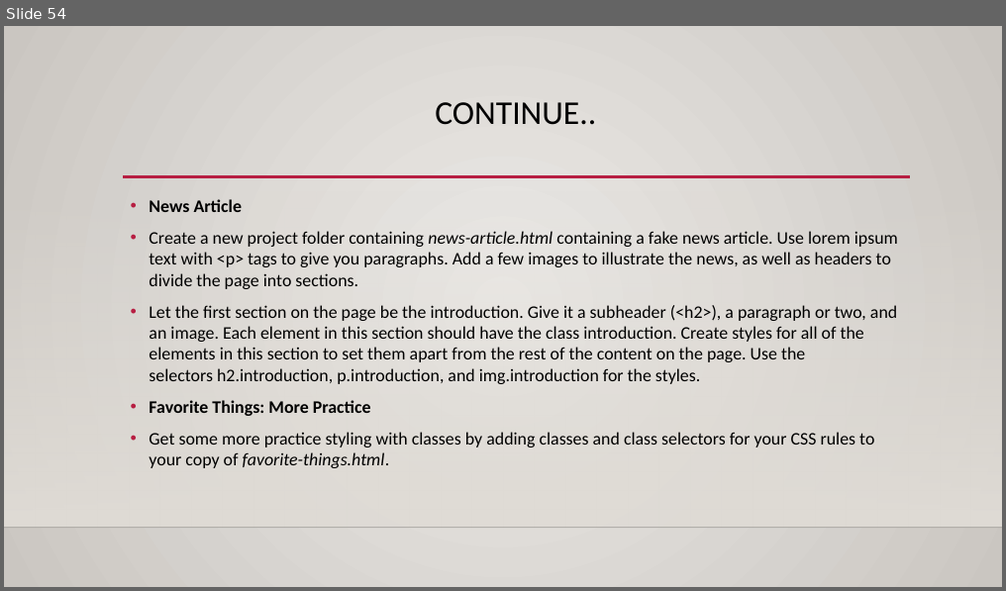
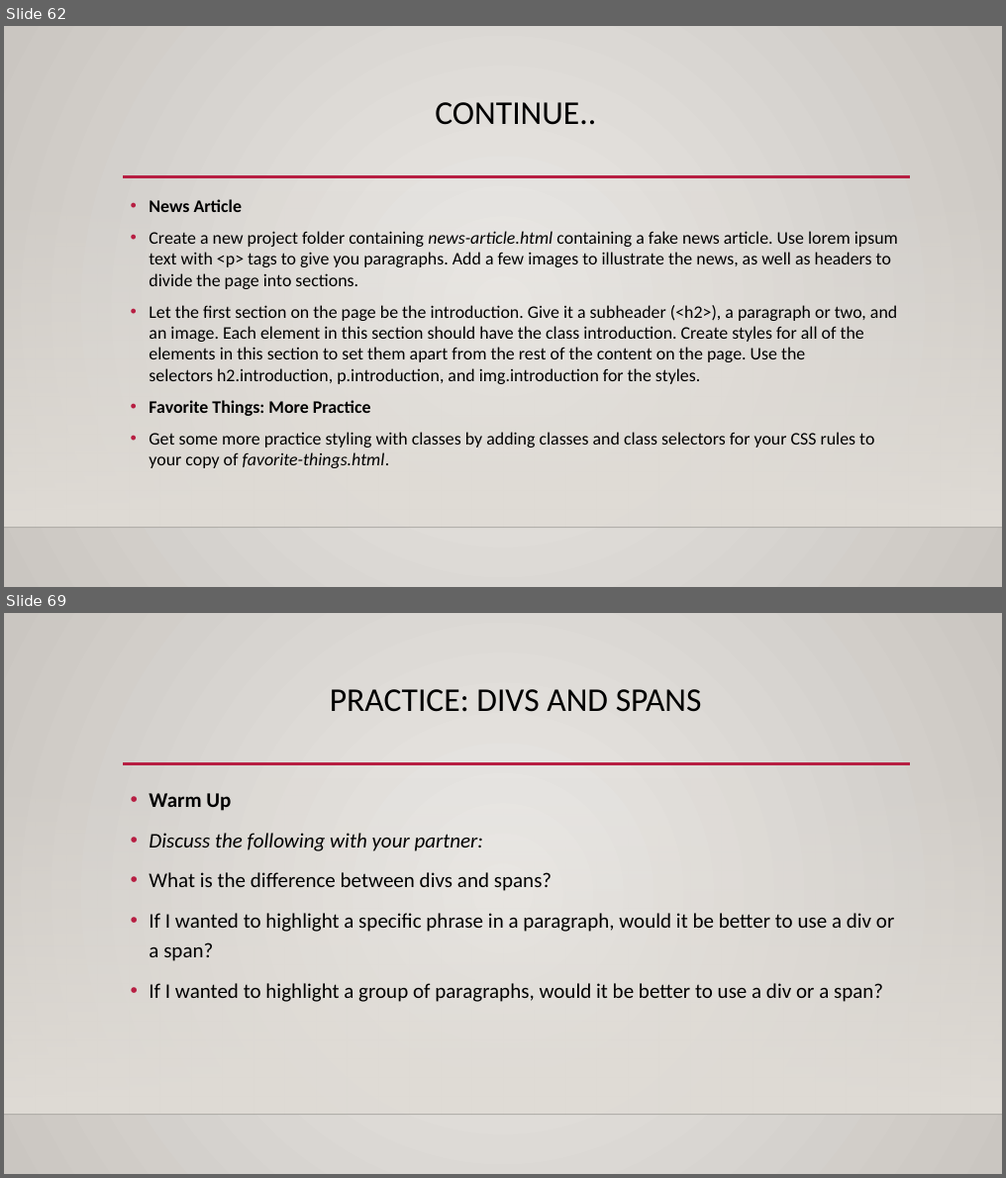
Before and after one commit to GoobsanGroup1/web_dev_proj-1, a slide deck: Week2_Front_End_WD.pptx. Shown one above the other, each under a label of ours: slide 54 before the commit, slides 62 and 69 after it; the slides between them are not shown. The pictures are 1006x591 and 1006x1178 pixels, drawn with LibreOffice and Linux fonts; fonts in the diff are those of the drawing; background and template pictures are left out. Boxes give left, top, right and bottom in pixels: in the first picture for what was removed or moved away, otherwise in the second. Text is boxed around its words. In the diff, an @@ line names an element or a change of style, - is before the commit and + after.

```diff
--- a/Week2_Front_End_WD.pptx
+++ b/Week2_Front_End_WD.pptx
@@ slide 69 added at <box>4,613,1002,1174</box>, background gradient #ECEAE7 to #CAC7C1; not listed: 3 template elements that a slide beside it also shows @@
@@ title added at <box>330,689,702,712</box>, 32 pt, text #000000 @@
+PRACTICE: DIVS AND SPANS
@@ text added at <box>149,793,894,1002</box>, 20 pt, text #000000 @@
+• Warm Up
+• Discuss the following with your partner:
+• What is the difference between divs and spans?
+• If I wanted to highlight a specific phrase in a paragraph, would it be better to use a div or a span?
+• If I wanted to highlight a group of paragraphs, would it be better to use a div or a span?
@@ what was slide 54 is now slide 62 @@
```
Also in this commit, not shown: 1 slide changed, 101 other slides added, 8 other files.
